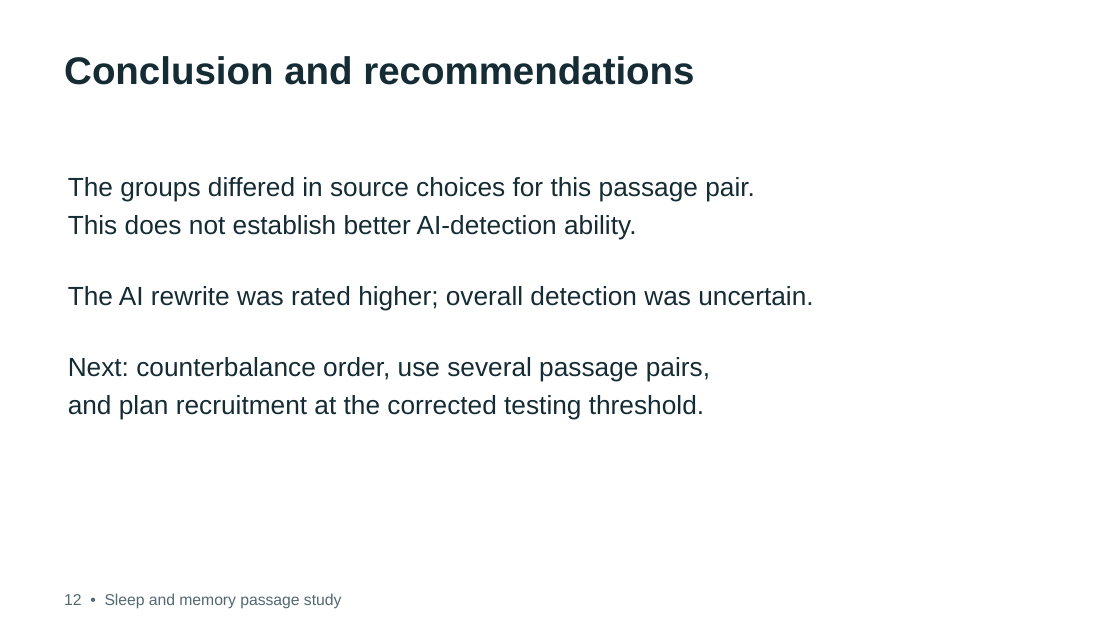
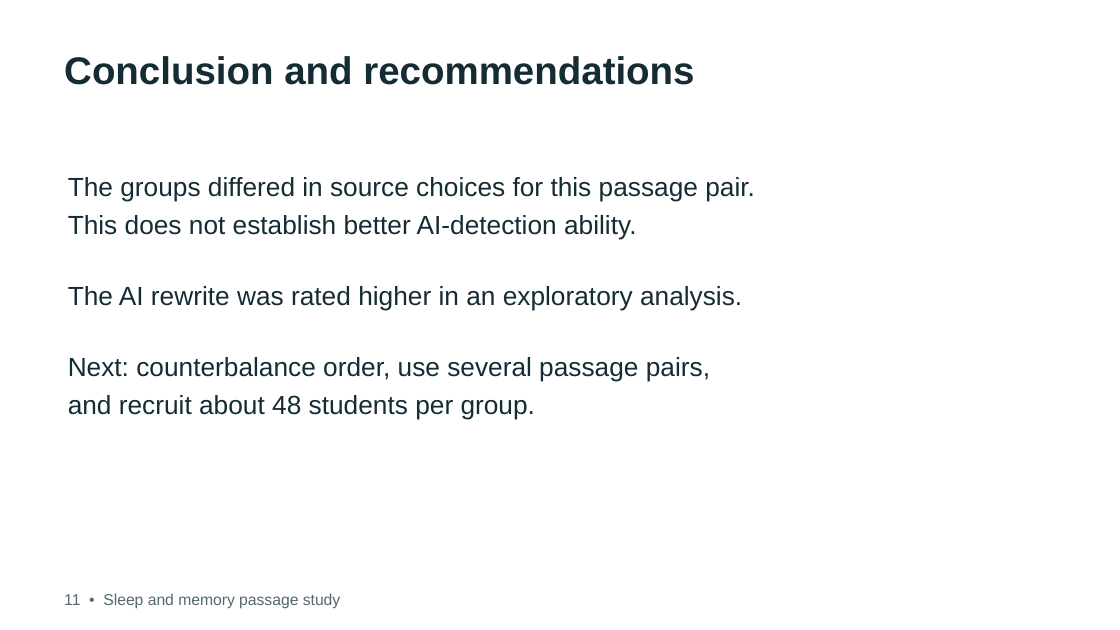
Before and after one commit to debshreechowdhury/sleep-memory-passage-study, a slide deck: slide 7 of presentation/design_detection.pptx (slide 8 before the commit). Drawn at 1120x630 pixels with LibreOffice and Linux fonts; fonts in the diff are those of the drawing. Boxes give left, top, right and bottom in pixels: in the first picture for what was removed or moved away, otherwise in the second. Text is boxed around its words. In the diff, an @@ line names an element or a change of style, - is before the commit and + after.

Commit message:
refactor: remove H3 and test H1 at .05 with H2 exploratory

```diff
--- a/presentation/design_detection.pptx
+++ b/presentation/design_detection.pptx
@@ text at bbox=[68, 286, 742, 311]: text changed @@
-The AI rewrite was rated higher; overall detection was uncertain.
+The AI rewrite was rated higher in an exploratory analysis.
@@ text at bbox=[68, 395, 535, 420]: text changed @@
-and plan recruitment at the corrected testing threshold.
+and recruit about 48 students per group.
@@ text at bbox=[64, 593, 340, 609]: text changed @@
-12 • Sleep and memory passage study
+11 • Sleep and memory passage study
```
Also in this commit, not shown: 2 other slides changed, 1 slide removed, 52 other files.
